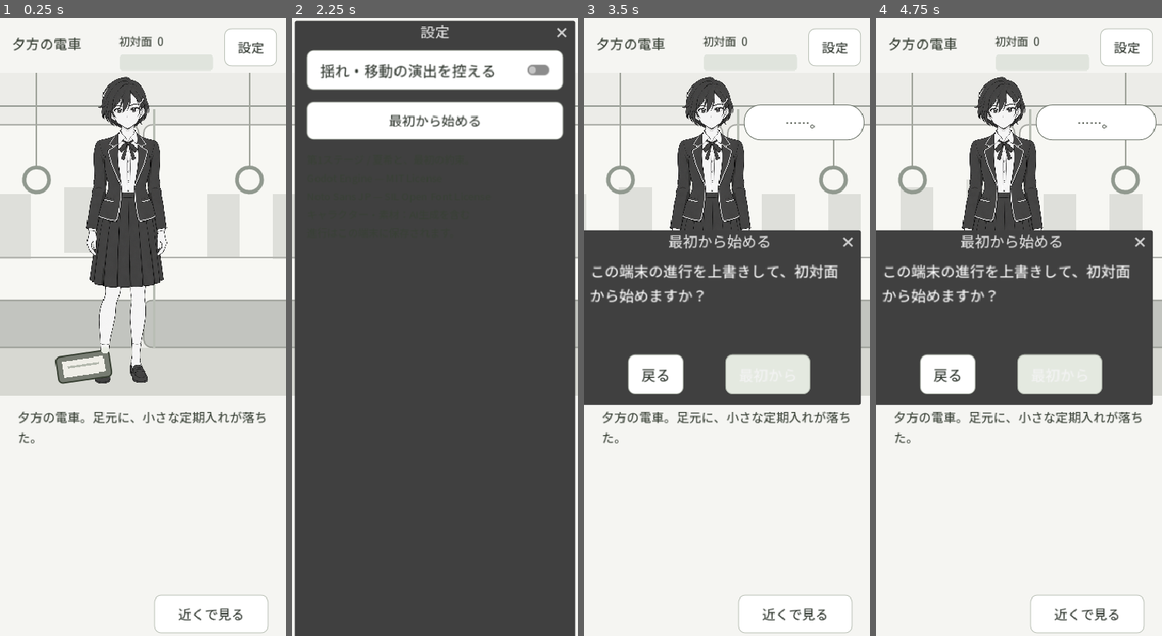
Above: before the commit, frames 1-4 (left to right).
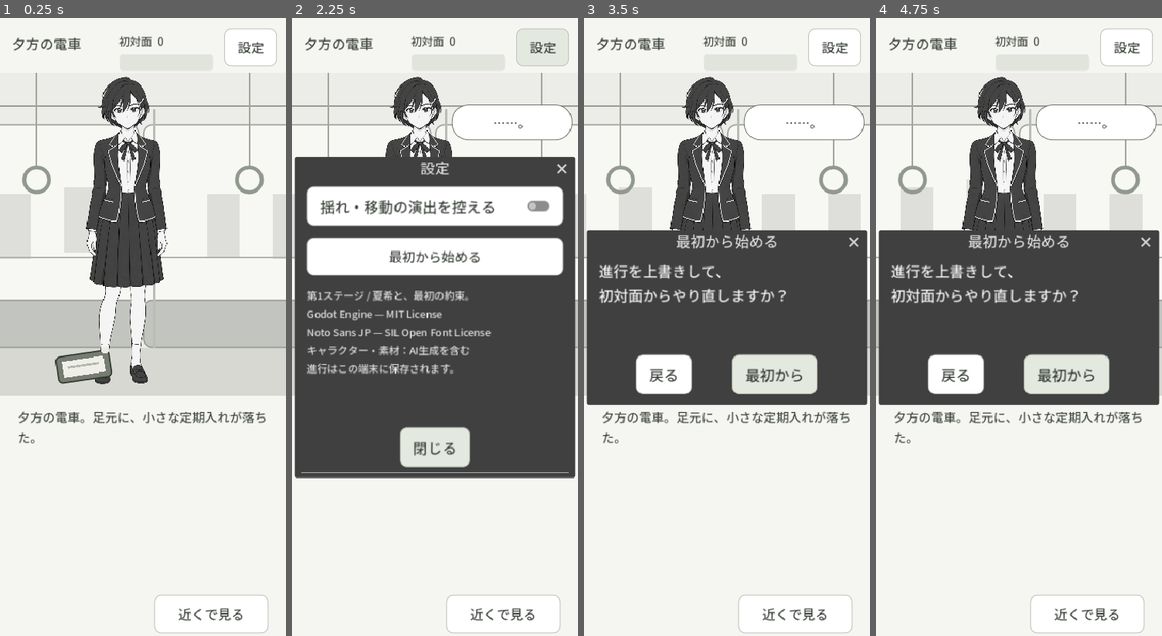
Above: after the commit, the same moments.

Repository: ibushimaru/monochrome-demo
Game: Godot game, scene res://main.tscn
Two runs of this game, one before a commit and one after it. Both use one fixed random seed, a clock stepped at 60 frames per second and the inputs below.
Inputs (mouse positions are in pixels of both pictures, inside the frame that each line leads up to):
- Up to frame 1 (0.25 s): no input
- Up to frame 2 (2.25 s): click "近くで見る" at 0.5 s; click "全身を見る" at 1.25 s; click "設定" at 2 s
- Up to frame 3 (3.5 s): click "最初から始める" at 2.75 s
- Up to frame 4 (4.75 s): click (998, 92) at 3.5 s; click (1001, 116) at 4.25 s

The runs differ from the first frame. In frame 1, 0.5% of the frame differs, in the area x 30-59%, y 10-60%; in frame 2, 54%, in the area x 0-100%, y 0-100%; in frame 3, 5.1%; in frame 4, 5.1%.

Commit message:
Finish character reactions and fix mobile dialogs in Stage 1

Diff:
--- a/godot-stage1/data/story.json
+++ b/godot-stage1/data/story.json
@@ -7,13 +7,13 @@
   },
   "noticed": {
     "line": "……え？",
-    "face": "wary",
+    "face": "surprise",
     "hint": "こちらに気づいた。足元の定期入れを知らせよう。",
     "choices": []
   },
   "thanks": {
     "line": "あ、私のだ。\nありがとう！",
-    "face": "smile",
+    "face": "surprise",
     "hint": "定期入れを受け取り、少し表情が緩んだ。",
     "choices": [
       [
@@ -92,7 +92,7 @@
   },
   "reply_reserved": {
     "line": "あ、ごめん。\n急に聞かれても困るよね。",
-    "face": "wary",
+    "face": "confused",
     "hint": "急いで答える必要はなさそうだ。",
     "choices": [
       [
@@ -156,7 +156,7 @@
   },
   "interrupted": {
     "line": "……あ、うん。\n今、何の話してたっけ。",
-    "face": "wary",
+    "face": "confused",
     "hint": "少し会話が途切れた。相手の言葉を待とう。",
     "choices": [
       [
@@ -234,7 +234,7 @@
   },
   "withdraw": {
     "line": "……どうしたの？",
-    "face": "wary",
+    "face": "confused",
     "hint": "夏希が身を引いた。手を止めて、距離を取ろう。",
     "choices": [
       [
--- a/godot-stage1/scripts/main.gd
+++ b/godot-stage1/scripts/main.gd
@@ -4,6 +4,12 @@
 const FACES = {"calm":preload("res://assets/full-calm.png"),"wary":preload("res://assets/full-wary.png"),"smile":preload("res://assets/full-smile.png")}
 const BLOCK = preload("res://assets/full-block-v2.png")
 const SWAT = preload("res://assets/full-swat.png")
+const RECEIVE = preload("res://assets/full-receive.png")
+const SURPRISE = preload("res://assets/full-surprise.png")
+const CONFUSED = preload("res://assets/full-confused.png")
+const BLINK = preload("res://assets/full-blink.png")
+const HALF_BLINK = preload("res://assets/full-halfblink.png")
+const GLANCE = preload("res://assets/full-glance.png")
 const HAND = preload("res://assets/hand.png")
 const POKE = preload("res://assets/poke.png")
 const SAVE_PATH = "user://stage1-save.json"
@@ -40,6 +46,12 @@
 var face_overlay: TextureRect
 var last_reaction_ms: int = -6000
 var backdrop: Control
+var body_top: TextureRect
+var body_bottom: TextureRect
+var eye_overlay: TextureRect
+var blink_clock: float = 0.0
+var next_blink: float = 4.0
+var blink_elapsed: float = -1.0
 const SETTINGS_PATH = "user://stage1-settings.cfg"
 
 func _ready() -> void:
@@ -121,16 +133,30 @@
 	bg.set_process(not reduce_motion)
 	bg.set_anchors_and_offsets_preset(Control.PRESET_FULL_RECT)
 	portrait=TextureRect.new()
-	portrait.texture=FACES.calm
 	portrait.expand_mode=TextureRect.EXPAND_IGNORE_SIZE
 	portrait.stretch_mode=TextureRect.STRETCH_KEEP_ASPECT_CENTERED
 	portrait.mouse_filter=Control.MOUSE_FILTER_IGNORE
 	stage.add_child(portrait)
+	body_top=TextureRect.new()
+	body_bottom=TextureRect.new()
+	for body_piece in [body_top,body_bottom]:
+		body_piece.expand_mode=TextureRect.EXPAND_IGNORE_SIZE
+		body_piece.stretch_mode=TextureRect.STRETCH_SCALE
+		body_piece.mouse_filter=Control.MOUSE_FILTER_IGNORE
+		portrait.add_child(body_piece)
+	body_bottom.texture=atlas(FACES.calm,Rect2(0,.65,1,.35))
+	set_pose(FACES.calm)
 	face_overlay=TextureRect.new()
 	face_overlay.expand_mode=TextureRect.EXPAND_IGNORE_SIZE
 	face_overlay.stretch_mode=TextureRect.STRETCH_SCALE
 	face_overlay.mouse_filter=Control.MOUSE_FILTER_IGNORE
 	portrait.add_child(face_overlay)
+	eye_overlay=TextureRect.new()
+	eye_overlay.expand_mode=TextureRect.EXPAND_IGNORE_SIZE
+	eye_overlay.stretch_mode=TextureRect.STRETCH_SCALE
+	eye_overlay.mouse_filter=Control.MOUSE_FILTER_IGNORE
+	eye_overlay.hide()
+	portrait.add_child(eye_overlay)
 	for part in ["head","cheek","shoulder"]:
 		var zone = Button.new()
 		zone.name=part
@@ -181,7 +207,7 @@
 	shell.add_child(ending)
 	reset_dialog=ConfirmationDialog.new()
 	reset_dialog.title="最初から始める"
-	reset_dialog.dialog_text="この端末の進行を上書きして、初対面から始めますか？"
+	reset_dialog.dialog_text="進行を上書きして、\n初対面からやり直しますか？"
 	reset_dialog.dialog_autowrap=true
 	reset_dialog.ok_button_text="最初から"
 	reset_dialog.cancel_button_text="戻る"
@@ -191,6 +217,7 @@
 	settings.title="設定"
 	settings.ok_button_text="閉じる"
 	var settings_box = VBoxContainer.new()
+	settings_box.custom_minimum_size.x=300
 	settings_box.add_theme_constant_override("separation",16)
 	var motion=CheckButton.new()
 	motion.text="揺れ・移動の演出を控える"
@@ -202,12 +229,17 @@
 		preferences.set_value("display","reduce_motion",on)
 		preferences.save(SETTINGS_PATH))
 	settings_box.add_child(motion)
-	settings_box.add_child(button("最初から始める",func(): settings.hide();reset_dialog.popup_centered(Vector2i(500,200))))
+	settings_box.add_child(button("最初から始める",func(): settings.hide();confirm_restart()))
 	var credits=label("第1ステージ / 夏希と、最初の約束。\nGodot Engine — MIT License\nNoto Sans JP — SIL Open Font License\nキャラクター・素材：AI生成を含む\n進行はこの端末に保存されます。",14)
 	credits.autowrap_mode=TextServer.AUTOWRAP_WORD_SMART
+	credits.custom_minimum_size.x=300
+	credits.add_theme_color_override("font_color",Color("ededeb"))
 	settings_box.add_child(credits)
 	settings.add_child(settings_box)
 	add_child(settings)
+	for dialog_button in [settings.get_ok_button(),reset_dialog.get_ok_button(),reset_dialog.get_cancel_button()]:
+		for color_name in ["font_color","font_hover_color","font_pressed_color","font_focus_color"]:
+			dialog_button.add_theme_color_override(color_name,Color("30372f"))
 
 func layout() -> void:
 	if not is_instance_valid(shell): return
@@ -233,8 +265,14 @@
 	portrait.size=Vector2(pw,ph)
 	portrait_home=Vector2((w-pw)/2-((44 if close_view else 22) if w<500 else 0),0)
 	portrait.position=portrait_home
+	# One display pixel of overlap avoids a filtering seam at fractional zoom.
+	body_top.size=Vector2(pw,ph*.65+1)
+	body_bottom.position=Vector2(0,ph*.65-1)
+	body_bottom.size=Vector2(pw,ph*.35+1)
 	face_overlay.position=Vector2(pw*.32,ph*.085)
 	face_overlay.size=Vector2(pw*.33,ph*.10)
+	eye_overlay.position=Vector2(pw*.39,ph*.105)
+	eye_overlay.size=Vector2(pw*.20,ph*.027)
 	var zones={"head":Rect2(.32,.025,.32,.075),"cheek":Rect2(.36,.10,.28,.075),"shoulder":Rect2(.22,.20,.55,.075)}
 	for part in zones:
 		var rect: Rect2 = zones[part]
@@ -264,6 +302,10 @@
 	resume_button.hide()
 	quiet_timer=0
 	show_scene()
+	if action in ["greet","quiet","introduce","nod","return_greet"] and not reduce_motion:
+		tween=create_tween()
+		tween.tween_property(portrait,"position",portrait_home+Vector2(0,5),.18)
+		tween.tween_property(portrait,"position",portrait_home,.25)
 
 func touch(part: String) -> void:
 	if state.ended(): return
@@ -295,13 +337,14 @@
 	var ticket: int = serial
 	busy=true
 	var scene: Dictionary=state.scene()
-	portrait.texture=SWAT if state.phase=="rejected" else BLOCK if state.phase=="block" else FACES.calm
+	set_pose(SWAT if state.phase=="rejected" else BLOCK if state.phase=="block" else RECEIVE if state.phase=="thanks" else FACES.calm)
+	eye_overlay.hide()
+	blink_elapsed=-1
+	blink_clock=0
 	face_overlay.visible=state.phase not in ["block","rejected"]
-	var face_atlas=AtlasTexture.new()
-	var face_source: Texture2D=FACES.get(scene.face,FACES.calm)
-	face_atlas.atlas=face_source
-	face_atlas.region=Rect2(face_source.get_width()*.32,face_source.get_height()*.085,face_source.get_width()*.33,face_source.get_height()*.10)
-	face_overlay.texture=face_atlas
+	set_face(scene.face)
+	if state.phase=="arrival":
+		face_overlay.texture=atlas(GLANCE,Rect2(.32,.085,.33,.10))
 	portrait.modulate=Color.WHITE
 	name_label.text="日向 夏希" if state.flags.get("name",false) else "夕方の電車"
 	relationship.text=("次の約束" if state.phase=="promise" else "打ち解けてきた" if state.trust>=45 else "顔見知り" if state.trust>=15 else "初対面")+"  "+str(state.trust)
@@ -323,6 +366,8 @@
 	await get_tree().create_timer(maxf(1.6,scene.line.length()*.055) if state.phase!="recover" else 3.0).timeout
 	if ticket!=serial:return
 	busy=false
+	if state.phase=="thanks":set_face("smile")
+	if state.phase=="arrival":set_face(scene.face)
 	if state.ended():
 		show_ending()
 	else:
@@ -337,6 +382,40 @@
 	bubble.size.y=maxf(48,text_height+24)
 	bubble_text.position=Vector2(14,12)
 	bubble_text.size=Vector2(text_width,bubble.size.y-24)
+
+func atlas(source: Texture2D, area: Rect2) -> AtlasTexture:
+	var result=AtlasTexture.new()
+	result.atlas=source
+	result.region=Rect2(area.position*source.get_size(),area.size*source.get_size())
+	return result
+
+func set_pose(source: Texture2D) -> void:
+	body_top.texture=atlas(source,Rect2(0,0,1,.65))
+
+func set_face(face: String) -> void:
+	var source: Texture2D=SURPRISE if face=="surprise" else CONFUSED if face=="confused" else FACES.get(face,FACES.calm)
+	face_overlay.texture=atlas(source,Rect2(.32,.085,.33,.10))
+
+func update_blink(delta: float) -> void:
+	if reduce_motion or state.ended() or not face_overlay.visible:
+		eye_overlay.hide()
+		blink_elapsed=-1
+		return
+	if blink_elapsed>=0:
+		blink_elapsed+=delta
+		if blink_elapsed>.22:
+			eye_overlay.hide()
+			blink_elapsed=-1
+			next_blink=randf_range(4,7)
+		else:
+			eye_overlay.texture=atlas(BLINK if blink_elapsed>.06 and blink_elapsed<.16 else HALF_BLINK,Rect2(.39,.105,.20,.027))
+	else:
+		blink_clock+=delta
+		if blink_clock>next_blink:
+			blink_clock=0
+			blink_elapsed=0
+			eye_overlay.texture=atlas(HALF_BLINK,Rect2(.39,.105,.20,.027))
+			eye_overlay.show()
 
 func animate_touch(part: String, gesture: String) -> void:
 	if tween and tween.is_valid():tween.kill()
@@ -376,13 +455,14 @@
 		var detail=label("第1ステージ完了。第2ステージへ進む約束を保存しました。",15)
 		detail.autowrap_mode=TextServer.AUTOWRAP_WORD_SMART
 		content.add_child(detail)
-		content.add_child(button("もう一度、初対面から",func():reset_dialog.popup_centered(Vector2i(500,200))))
+		content.add_child(button("もう一度、初対面から",confirm_restart))
 	else:
 		content.add_child(button("後日、同じ電車に乗る",func():perform("new_ride")))
 	ending.add_child(content)
 	ending.show()
 
 func _process(delta: float) -> void:
+	update_blink(delta)
 	if busy or state.ended():return
 	quiet_timer+=delta
 	if quiet_timer>next_idle:
@@ -423,3 +503,6 @@
 	resume_button.hide()
 	portrait.position=portrait_home
 	show_scene()
+
+func confirm_restart() -> void:
+	reset_dialog.popup_centered(Vector2i(mini(500,int(size.x)-24),200))
--- a/godot-stage1/tests/test_ui.gd
+++ b/godot-stage1/tests/test_ui.gd
@@ -29,9 +29,24 @@
 	root.add_child(game)
 	await settle()
 	check(game.wallet.visible and not game.busy, "Opening allows pass interaction")
+	game.reduce_motion=false
+	game.blink_clock=10
+	game.update_blink(0.01)
+	check(game.eye_overlay.visible, "Idle starts a blink")
+	game.update_blink(.1)
+	check(game.eye_overlay.texture.atlas==game.BLINK, "Blink reaches closed-eye frame")
+	game.update_blink(.2)
+	check(not game.eye_overlay.visible, "Blink restores expression")
+	game.settings.popup_centered(Vector2i(366,400))
+	await process_frame
+	await process_frame
+	check(game.settings.size.y<600, "Settings fits phone height")
+	game.settings.hide()
 	game.wallet.pressed.emit()
 	await settle()
 	check(game.state.phase=="thanks" and not game.wallet.visible, "Pass triggers thanks")
+	check(game.body_top.texture.atlas==game.RECEIVE, "Receiving pose shown")
+	check(game.body_bottom.texture.atlas==game.FACES.calm, "Legs remain stable across poses")
 	for i in range(9): await choose()
 	check(game.state.phase=="promise" and game.ending.visible, "Actual choice buttons complete Stage 1")
 	check(game.saved.flags.get("stage2_unlocked",false), "Completion saved")
Not shown, added: godot-stage1/EXPRESSION-PROMPTS.txt
Binary file added: godot-stage1/assets/full-blink.png
Not shown, added: godot-stage1/assets/full-blink.png.import
Binary file added: godot-stage1/assets/full-confused.png
Not shown, added: godot-stage1/assets/full-confused.png.import
Binary file added: godot-stage1/assets/full-glance.png
Not shown, added: godot-stage1/assets/full-glance.png.import
Binary file added: godot-stage1/assets/full-halfblink.png
Not shown, added: godot-stage1/assets/full-halfblink.png.import
Binary file added: godot-stage1/assets/full-receive.png
Not shown, added: godot-stage1/assets/full-receive.png.import
Binary file added: godot-stage1/assets/full-surprise.png
(and 2 more such lines)
